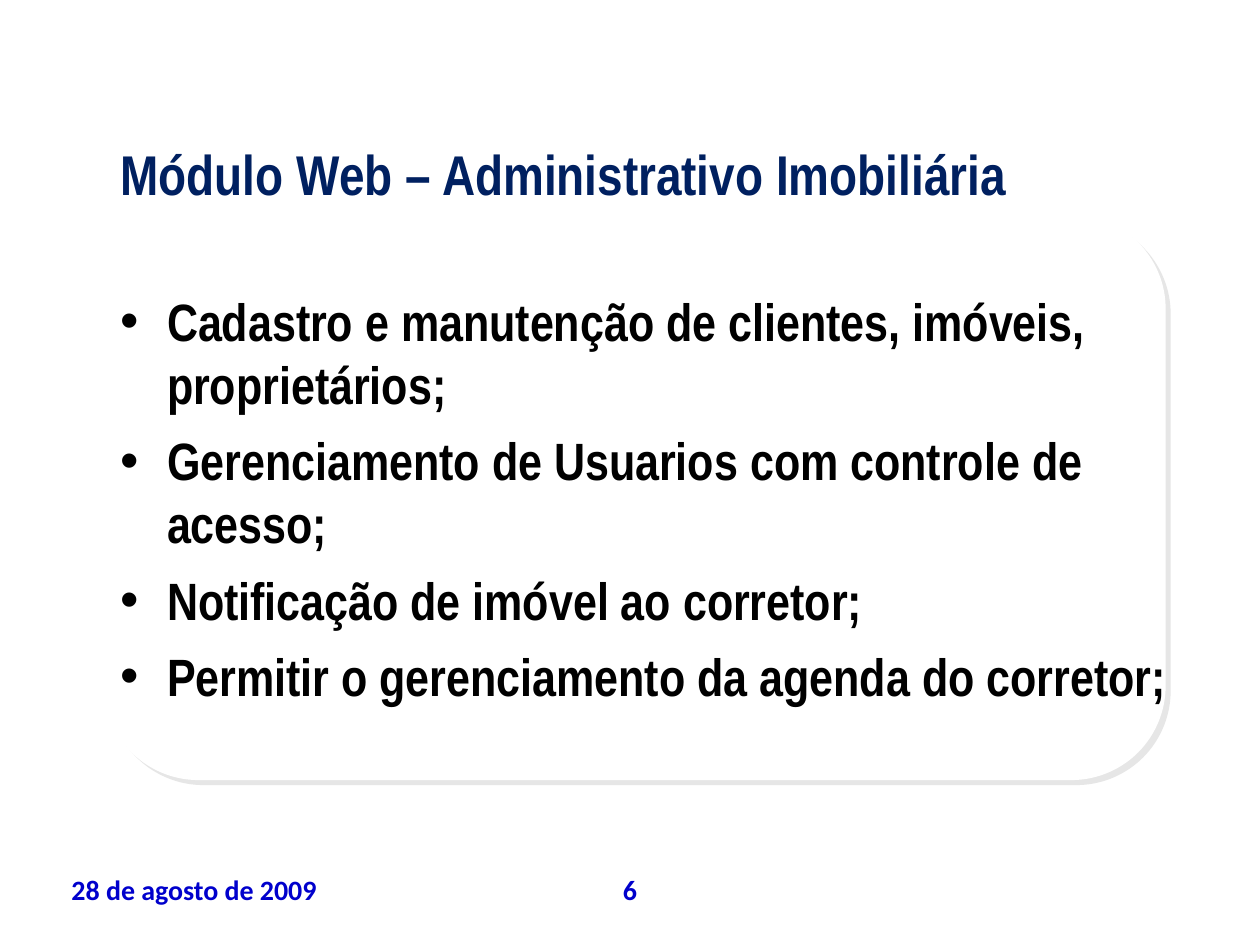
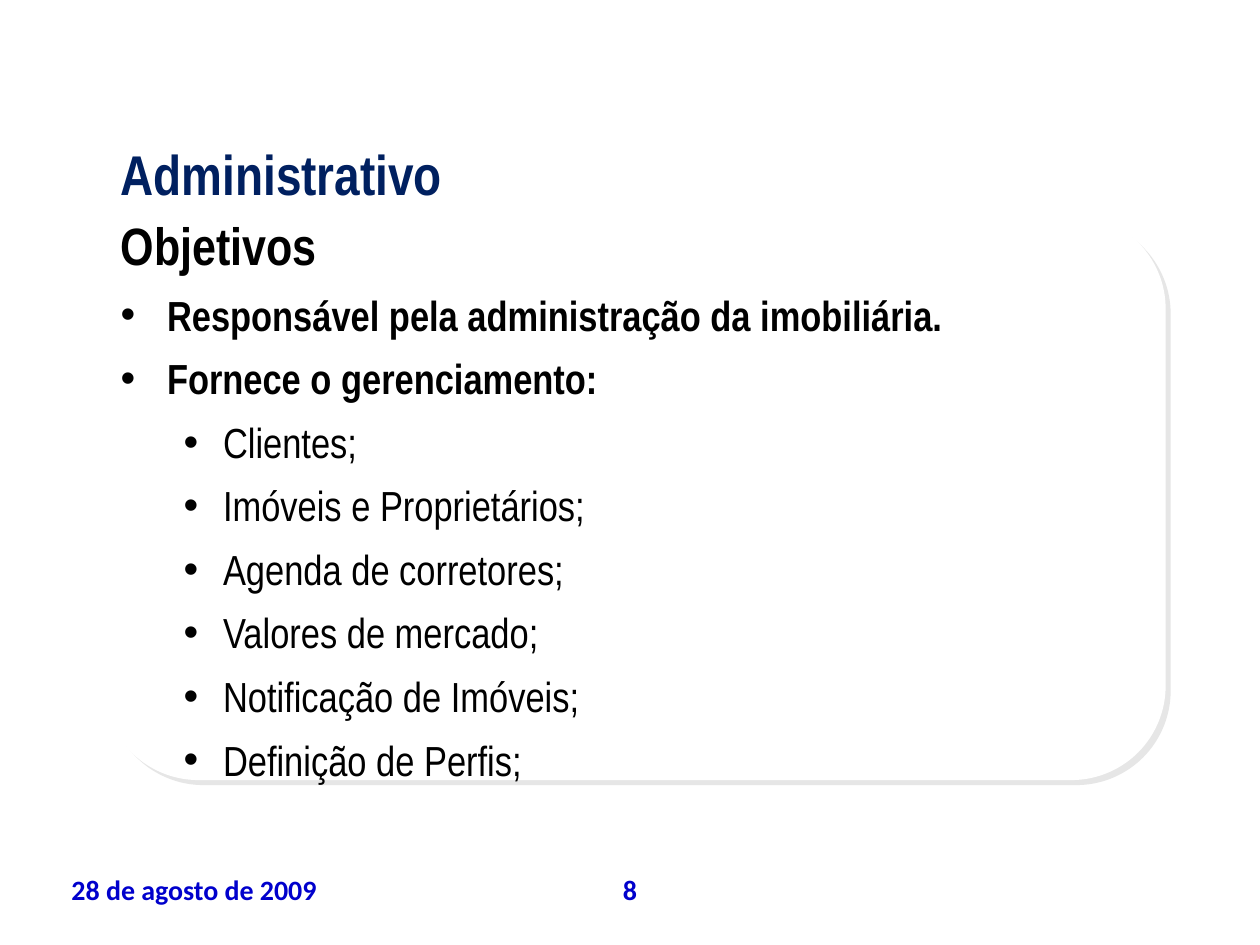
Before and after one commit to leoevaristo/psa20092, a slide deck: slide 8 of ARTEFATOS/TAP_apresentacao.ppt (slide 6 before the commit). Drawn at 1260x945 pixels with LibreOffice and Linux fonts; fonts in the diff are those of the drawing; background and template pictures are left out. Boxes give left, top, right and bottom in pixels: in the first picture for what was removed or moved away, otherwise in the second. Text is boxed around its words. In the diff, an @@ line names an element or a change of style, - is before the commit and + after.

```diff
--- a/ARTEFATOS/TAP_apresentacao.ppt
+++ b/ARTEFATOS/TAP_apresentacao.ppt
@@ text at (x1=121, y1=154, x2=442, y2=196): text changed @@
-Módulo Web – Administrativo Imobiliária
+Administrativo
@@ text at (x1=121, y1=227, x2=942, y2=784): text changed; size 30 to 24 pt; bold off @@
-• Cadastro e manutenção de clientes, imóveis, proprietários;
-• Gerenciamento de Usuarios com controle de acesso;
-• Notificação de imóvel ao corretor;
-• Permitir o gerenciamento da agenda do corretor;
+Objetivos
+• Responsável pela administração da imobiliária.
+• Fornece o gerenciamento:
+  • Clientes;
+  • Imóveis e Proprietários;
+  • Agenda de corretores;
+  • Valores de mercado;
+  • Notificação de Imóveis;
+  • Definição de Perfis;
@@ page number at (x1=623, y1=880, x2=637, y2=901): text changed @@
-6
+8
```
Also in this commit, not shown: 12 other slides changed, 6 slides added, 1 slide removed, 1 other file.
